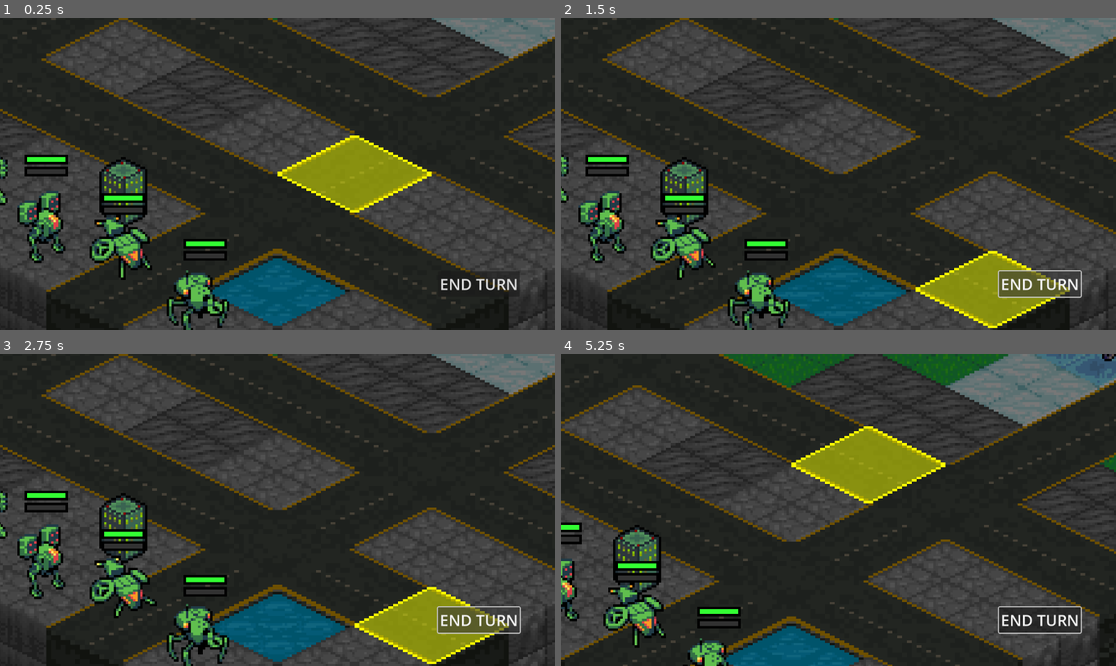
Above: before the commit, frames 1-4 (two rows, left to right).
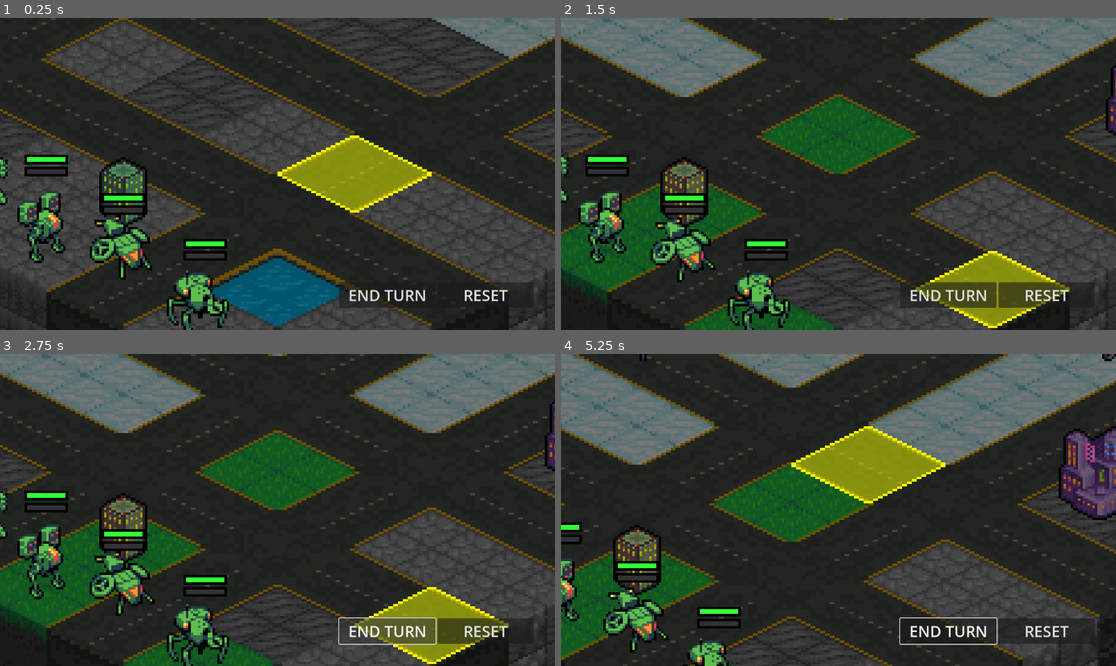
Above: after the commit, the same moments.

Repository: Tekknobot/Terrain
Game: Godot game, scene res://Scenes/Main.tscn
Same seed, same stepped clock (60 frames per second), same inputs: the game is played once before the commit and once after it.
Inputs (mouse positions are in pixels of both pictures, inside the frame that each line leads up to):
- Up to frame 1 (0.25 s): no input
- Up to frame 2 (1.5 s): click "END TURN" at 0.5 s; click (1049, 295) at 1.25 s, where only the run after the commit has a clickable "RESET"
- Up to frame 3 (2.75 s): click "END TURN" at 2 s
- Up to frame 4 (5.25 s): click "END TURN" at 2.75 s; move the mouse to (960, 494) at 3.52 s; click (960, 494) at 3.67 s; drag from (727, 525) to (605, 606) at 4.27 s; move the mouse to (894, 441) at 5.02 s; click (894, 441) at 5.17 s

The runs differ from the first frame. In frame 1, 1.1% of the frame differs, in the area x 61-97%, y 81-93%; in frame 2, 30%; in frame 3, 30%; in frame 4, 31%, in the area x 0-100%, y 0-100%.
Error after the commit: Invalid access to property or key 'process_frame' on a base object of type 'null instance'. (res://Scripts/Unit.gd:79)

Commit message:
Add reset button.

Diff:
--- a/Scenes/Main.tscn
+++ b/Scenes/Main.tscn
@@ -219,18 +219,29 @@
 anchor_top = 1.0
 anchor_right = 1.0
 anchor_bottom = 1.0
-offset_left = -40.0
-offset_top = -40.0
+offset_left = -448.0
+offset_top = -99.0
+offset_right = -408.0
+offset_bottom = -59.0
 grow_horizontal = 0
 grow_vertical = 0
 
-[node name="Button" type="Button" parent="CanvasLayer/Control"]
+[node name="HBoxContainer" type="HBoxContainer" parent="CanvasLayer/Control"]
 layout_mode = 0
-offset_left = -203.0
-offset_top = -82.0
-offset_right = -33.0
-offset_bottom = -29.0
+offset_right = 274.0
+offset_bottom = 53.0
+
+[node name="EndTurn" type="Button" parent="CanvasLayer/Control/HBoxContainer"]
+custom_minimum_size = Vector2(200, 0)
+layout_mode = 2
 theme_override_font_sizes/font_size = 32
 text = "END TURN"
 
-[connection signal="pressed" from="CanvasLayer/Control/Button" to="TileMap" method="_on_end_turn_button_pressed"]
+[node name="Reset" type="Button" parent="CanvasLayer/Control/HBoxContainer"]
+custom_minimum_size = Vector2(200, 0)
+layout_mode = 2
+theme_override_font_sizes/font_size = 32
+text = "RESET"
+
+[connection signal="pressed" from="CanvasLayer/Control/HBoxContainer/EndTurn" to="TileMap" method="_on_end_turn_button_pressed"]
+[connection signal="pressed" from="CanvasLayer/Control/HBoxContainer/Reset" to="TileMap" method="_on_reset_pressed"]
--- a/Scripts/TileMap.gd
+++ b/Scripts/TileMap.gd
@@ -859,3 +859,7 @@
 
 	# Optionally, update the AStar grid after spawning new units.
 	update_astar_grid()
+
+
+func _on_reset_pressed() -> void:
+	get_tree().reload_current_scene()
